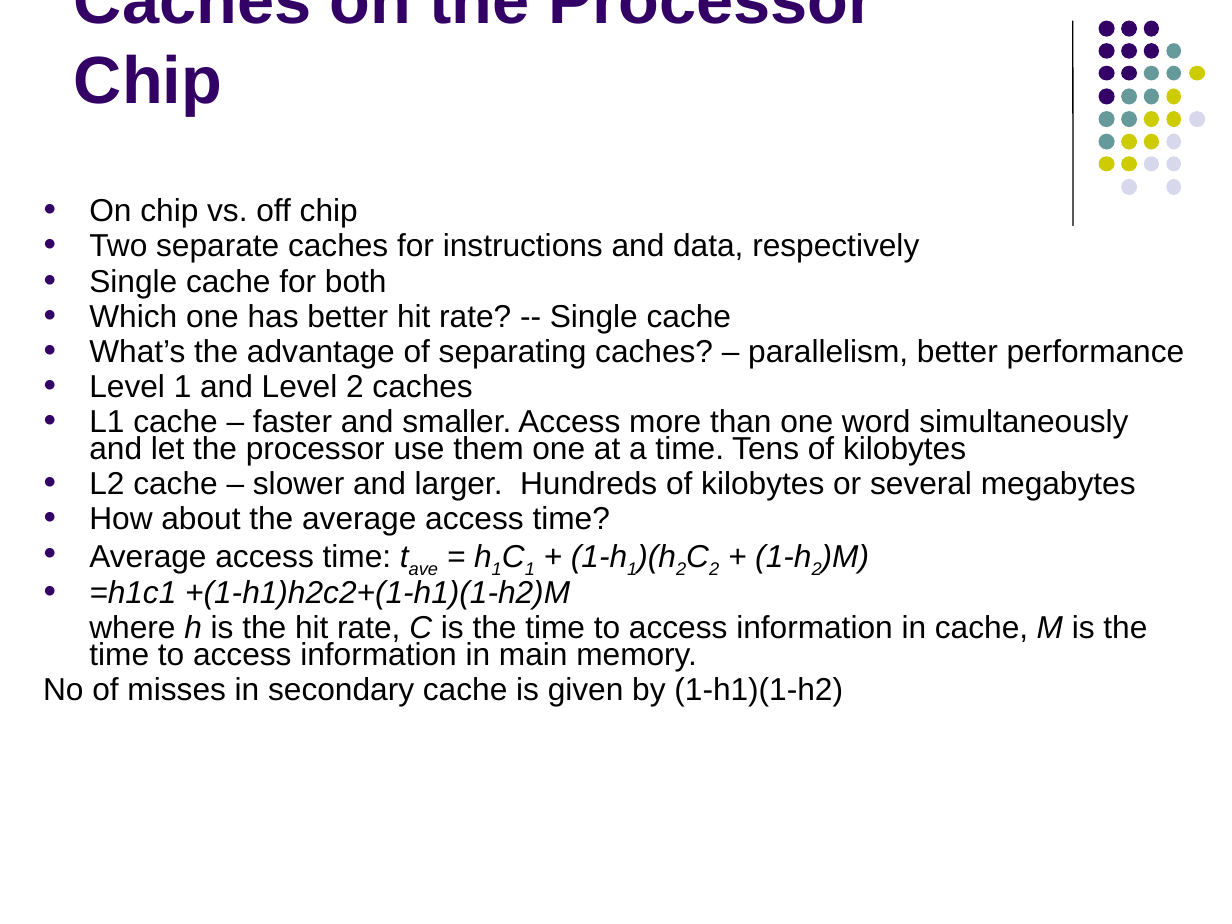
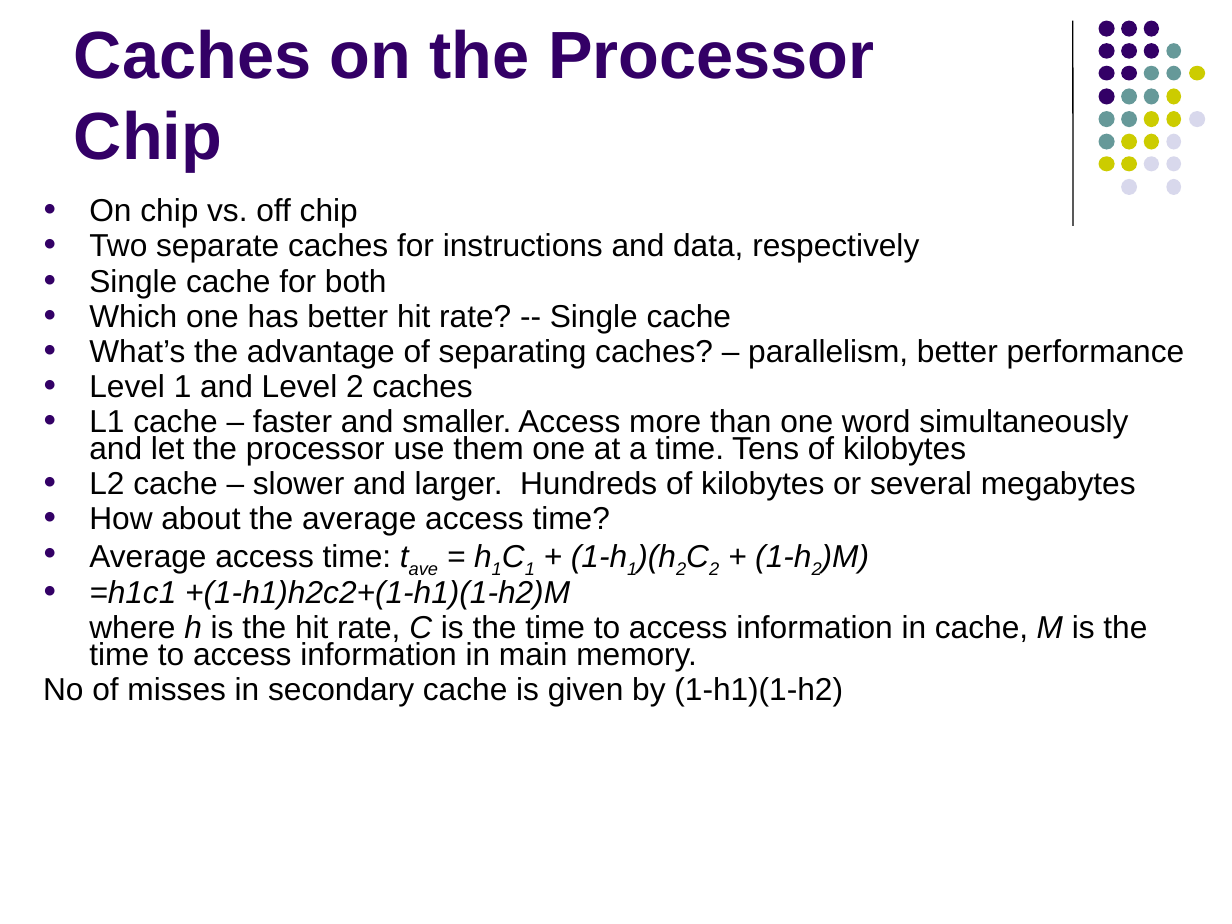
Before and after one commit to Khushi130404/Assembly_8085_Processor, a slide deck: slide 73 of CO_Study/7_memeory1_ams.ppt. Drawn at 1232x924 pixels with LibreOffice and Linux fonts; fonts in the diff are those of the drawing. Boxes give left, top, right and bottom in pixels: in the first picture for what was removed or moved away, otherwise in the second. Text is boxed around its words. In the diff, an @@ line names an element or a change of style, - is before the commit and + after.

```diff
--- a/CO_Study/7_memeory1_ams.ppt
+++ b/CO_Study/7_memeory1_ams.ppt
@@ title "Caches on the Processor Chip" rewrapped from box(74, 0, 874, 115) to box(74, 29, 874, 171) @@
```
Also in this commit, not shown: 10 other slides changed, 1 other file.
